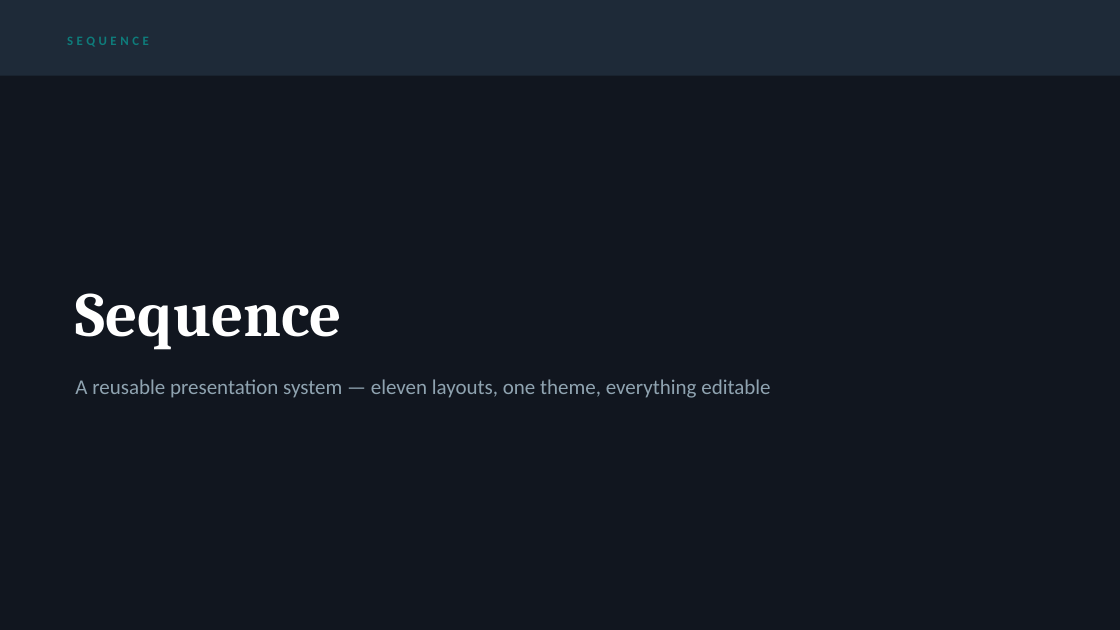
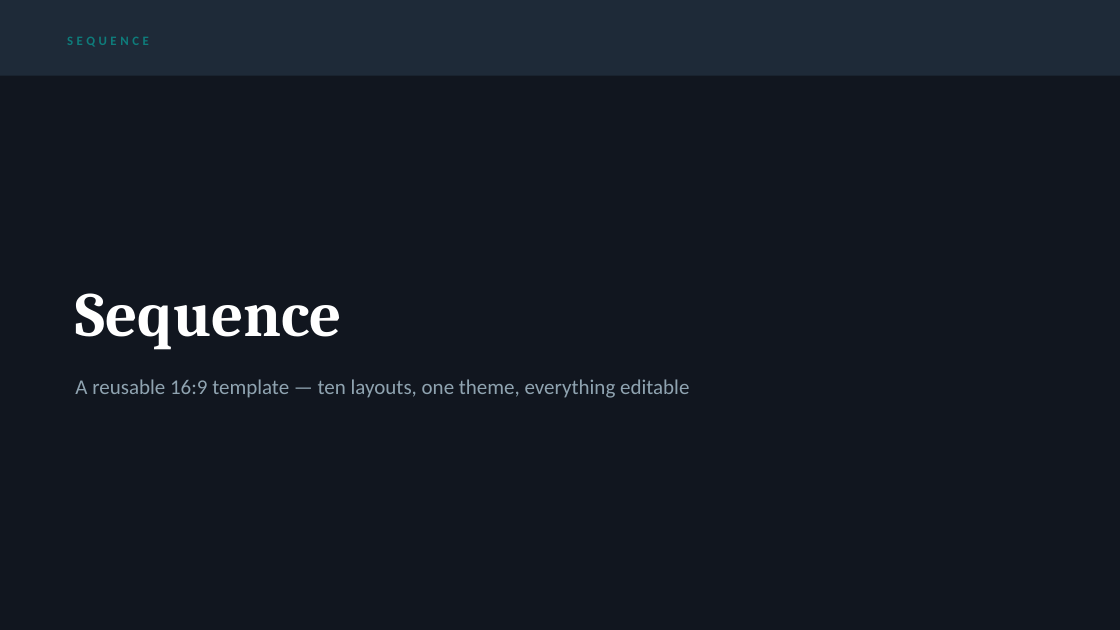
Before and after one commit to Addy2055/sequence-deck-template, a slide deck: slide 1 of Sequence-template.potx. Drawn at 1120x630 pixels with LibreOffice and Linux fonts; fonts in the diff are those of the drawing. Boxes give left, top, right and bottom in pixels: in the first picture for what was removed or moved away, otherwise in the second. Text is boxed around its words. In the diff, an @@ line names an element or a change of style, - is before the commit and + after.

```diff
--- a/Sequence-template.potx
+++ b/Sequence-template.potx
@@ text at (x1=75, y1=379, x2=689, y2=398): text changed @@
-A reusable presentation system — eleven layouts, one theme, everything editable
+A reusable 16:9 template — ten layouts, one theme, everything editable
```
Also in this commit, not shown: 3 other slides changed, 1 slide added, 6 slides removed, 10 other files.
